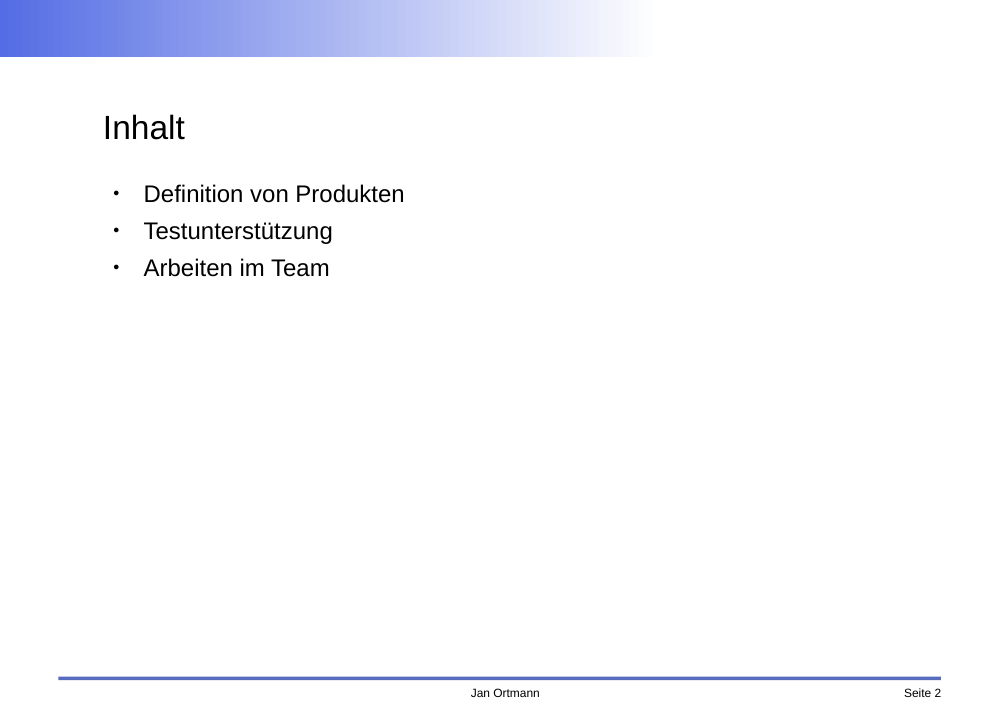
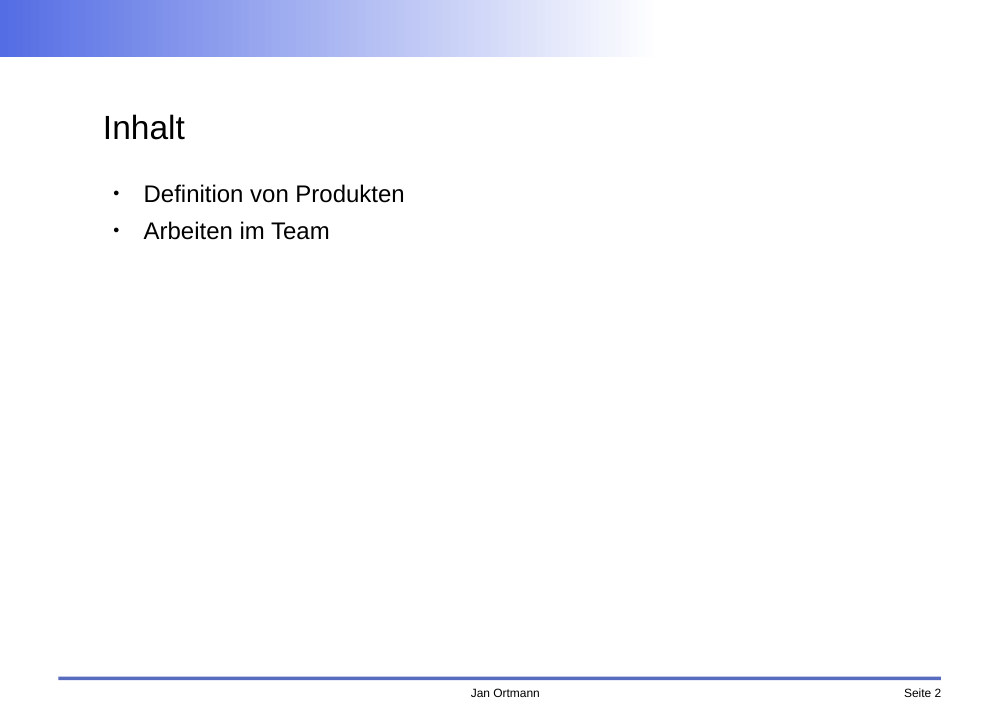
Before and after one commit to faktorips/faktorips.base, a slide deck: slide 2 of org.faktorips.doc/schulung/fachabteilung/FaktorIPS-Schulung FA Produktdefinition.odp. Drawn at 1008x713 pixels with LibreOffice and Linux fonts; fonts in the diff are those of the drawing; background and template pictures are left out. Boxes give left, top, right and bottom in pixels: in the first picture for what was removed or moved away, otherwise in the second. Text is boxed around its words. In the diff, an @@ line names an element or a change of style, - is before the commit and + after.

```diff
--- a/org.faktorips.doc/schulung/fachabteilung/FaktorIPS-Schulung FA Produktdefinition.odp
+++ b/org.faktorips.doc/schulung/fachabteilung/FaktorIPS-Schulung FA Produktdefinition.odp
@@ text at (x1=144, y1=222, x2=333, y2=244): paragraph removed @@
-● Testunterstützung
```
Also in this commit, not shown: 7 other slides changed, 3 slides added, 1 slide removed, 13 other files.
